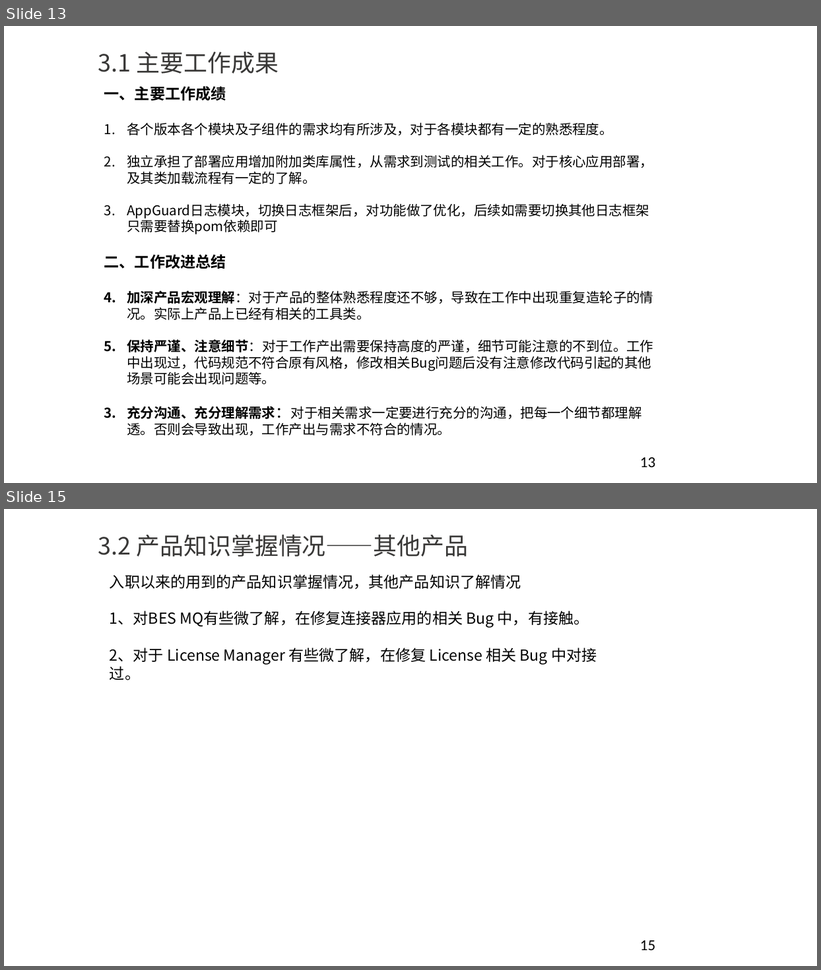
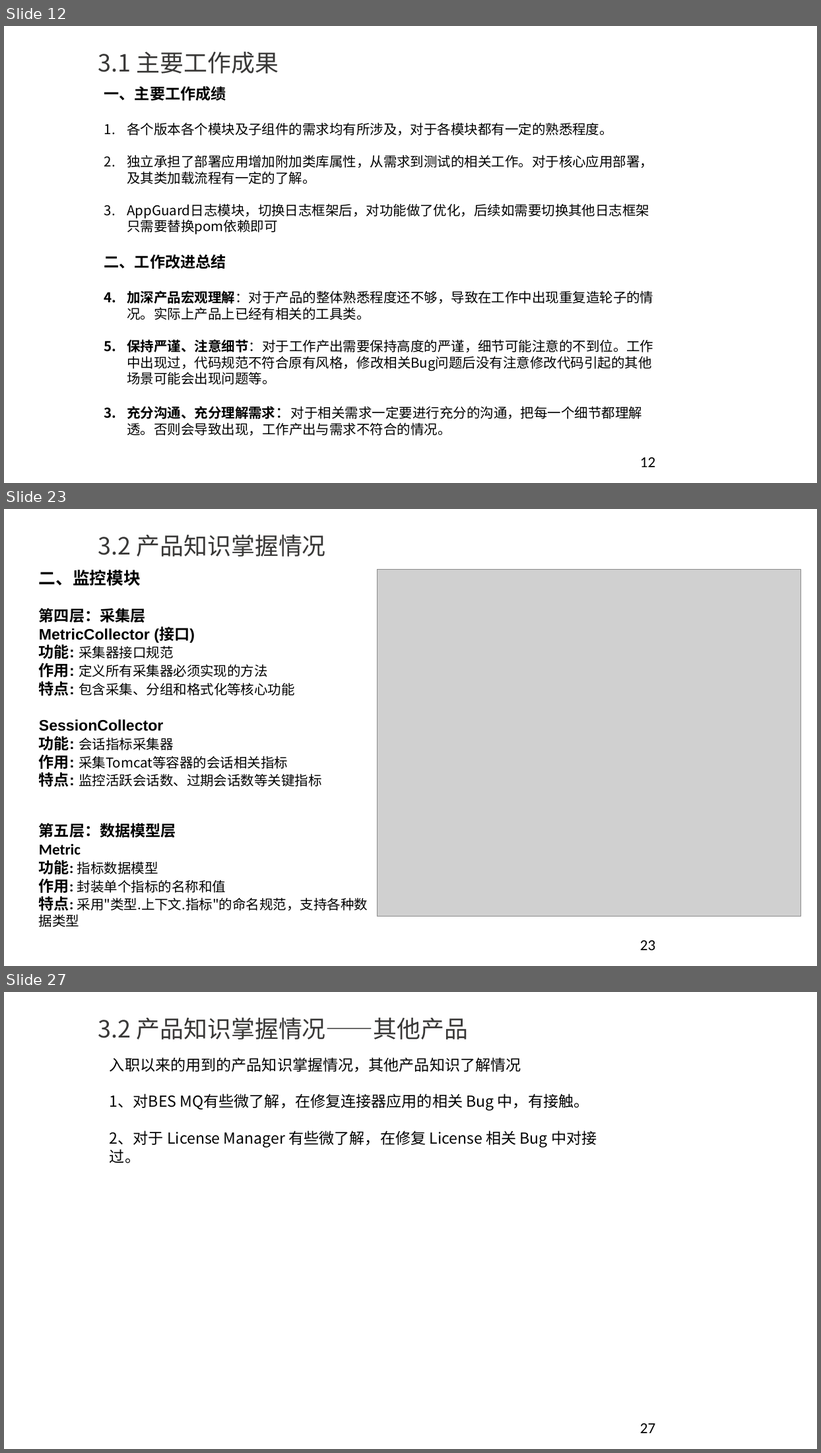
Before and after one commit to YouYouYouYouChe/Documents, a slide deck: 任职资格评审ppt-李世龙.pptx. Shown one above the other, each under a label of ours: slides 13 and 15 before the commit, slides 12, 23 and 27 after it; the slides between them are not shown. The pictures are 821x970 and 821x1453 pixels, drawn with LibreOffice and Linux fonts; fonts in the diff are those of the drawing; grey boxes stand for pictures; background and template pictures are left out. Boxes give left, top, right and bottom in pixels: in the first picture for what was removed or moved away, otherwise in the second. Text is boxed around its words. In the diff, an @@ line names an element or a change of style, - is before the commit and + after.

```diff
--- a/任职资格评审ppt-李世龙.pptx
+++ b/任职资格评审ppt-李世龙.pptx
@@ slide 23 added at box(4, 509, 817, 966), background #FFFFFF @@
@@ title added at box(98, 535, 326, 557), 28 pt, text #383736 @@
+3.2 产品知识掌握情况
@@ text added at box(39, 570, 368, 927), 16 pt, text #000000 @@
+二、监控模块
+第四层：采集层
+MetricCollector (接口)
+功能: 采集器接口规范
+作用: 定义所有采集器必须实现的方法
+特点: 包含采集、分组和格式化等核心功能
+SessionCollector
+功能: 会话指标采集器
+作用: 采集Tomcat等容器的会话相关指标
+特点: 监控活跃会话数、过期会话数等关键指标
+第五层：数据模型层
+Metric
+功能: 指标数据模型
+作用: 封装单个指标的名称和值
+特点: 采用"类型.上下文.指标"的命名规范，支持各种数据类型
@@ picture added at box(378, 569, 801, 916) @@
@@ page number added at box(640, 941, 655, 951), 18 pt, text #000000 @@
+23
@@ what was slide 13 is now slide 12 @@
@@ page number at box(640, 458, 655, 468): text changed @@
-13
+12
@@ what was slide 15 is now slide 27 @@
@@ page number at box(640, 1424, 655, 1434): text changed @@
-15
+27
```
Also in this commit, not shown: 13 other slides added, 2 slides removed.
